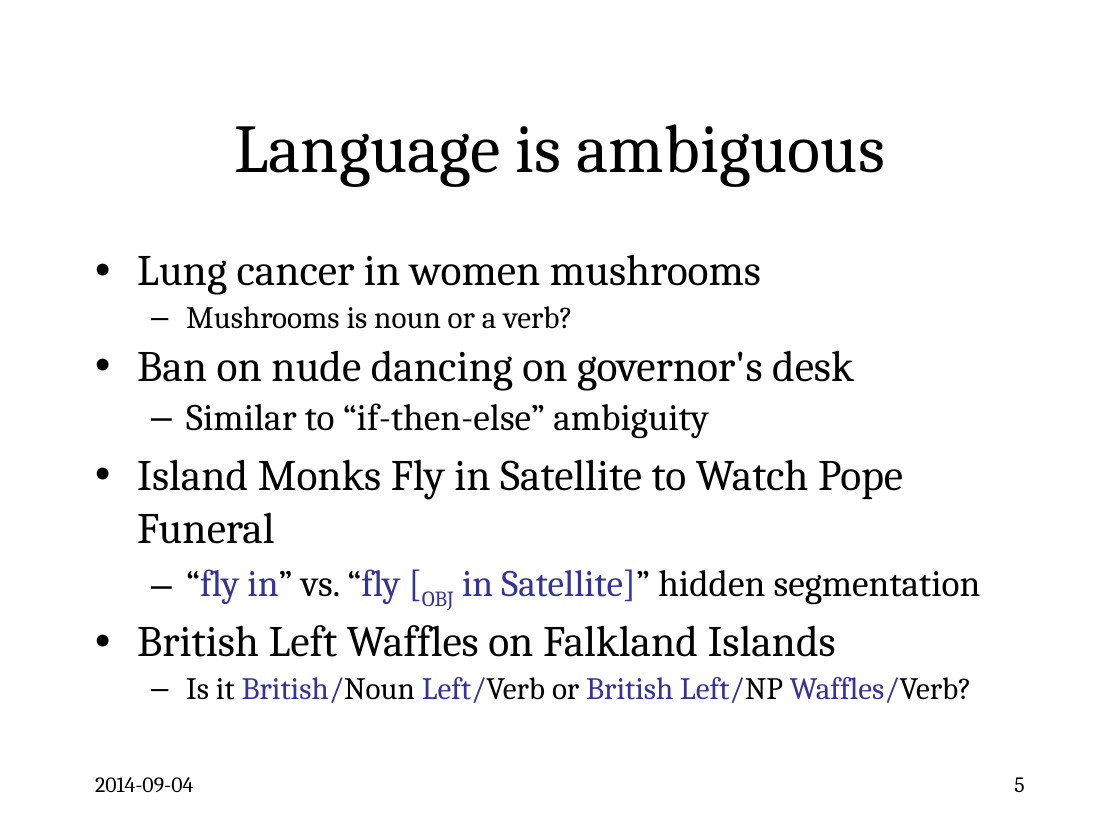
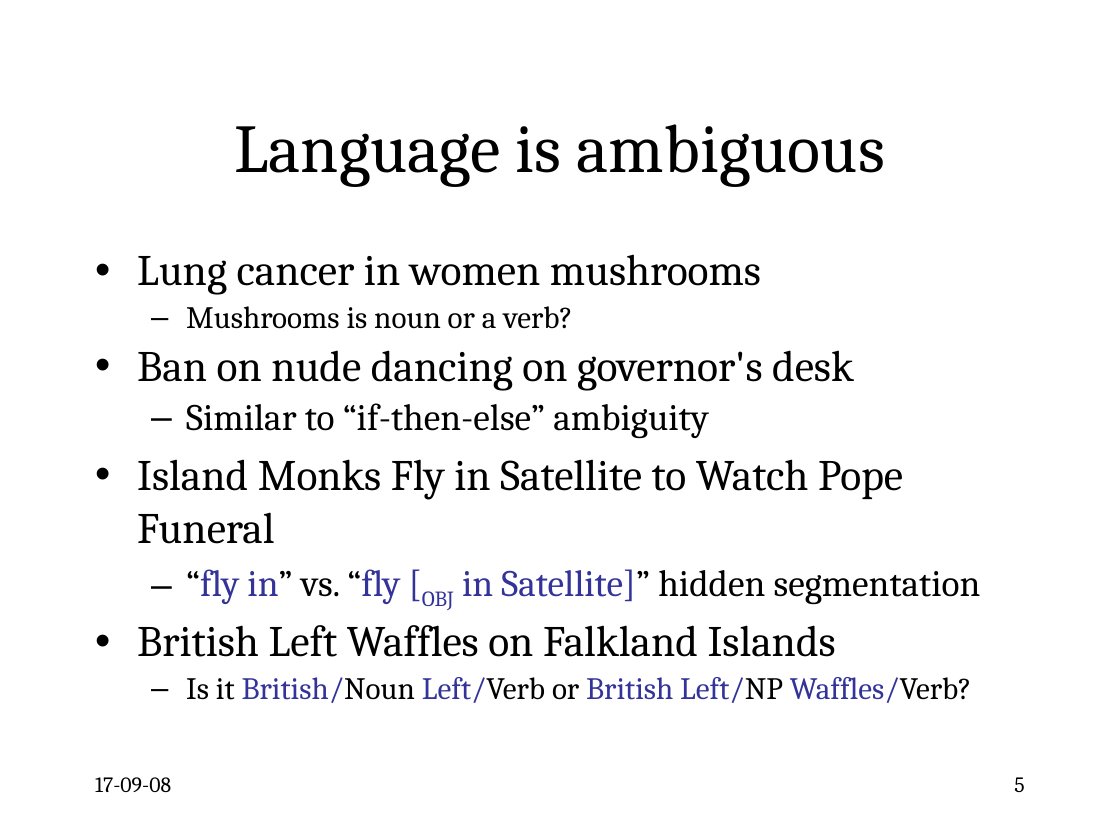
Before and after one commit to anoopsarkar/nlp-class, a slide deck: slide 5 of assets/ppt/introduction.pptx. Drawn at 1120x840 pixels with LibreOffice and Linux fonts; fonts in the diff are those of the drawing. Boxes give left, top, right and bottom in pixels: in the first picture for what was removed or moved away, otherwise in the second. Text is boxed around its words. In the diff, an @@ line names an element or a change of style, - is before the commit and + after.

```diff
--- a/assets/ppt/introduction.pptx
+++ b/assets/ppt/introduction.pptx
@@ text at (95, 777, 171, 792): text changed @@
-2014-09-04
+17-09-08
```
Also in this commit, not shown: 1 other slide changed.
